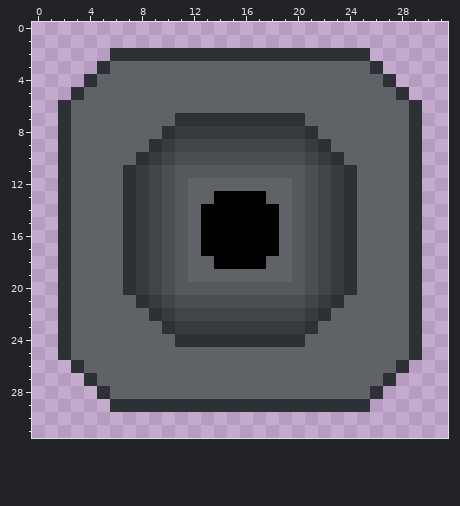
Two states of a pixel-art file, asset_source/structures/energy/coal_power_plant/coal_power_plant.aseprite. Above, as it was before the edit.
32x32 pixels, 1 frame.
New version:
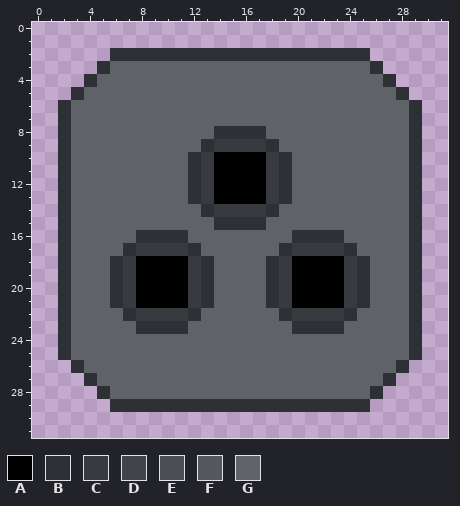
Palette (. is transparent): A #000000  B #2d3136  C #373b40  D #41454a  E #4b4f54  F #55595e  G #5f6368
What changed:
{"change": "layer \"Stack\" now hidden"}
{"change": "layer \"Stacks\" added"}
{"y":7,"x":11,"old":"BBBBBBBBBB","new":"GGGGGGGGGG"}
{"y":8,"x":10,"old":"BCCCCCCCCCCB","new":"GGGGBBBBGGGG"}
{"y":9,"x":9,"old":"BCDDDDDDDDDDCB","new":"GGGGBCCCCBGGGG"}
{"y":10,"x":8,"old":"BCDEEEEEEEEEEDCB","new":"GGGGBCAAAACBGGGG"}
{"y":11,"x":7,"old":"BCDEFFFFFFFFFFEDCB","new":"GGGGGBCAAAACBGGGGG"}
{"y":12,"x":7,"old":"BCDEFGGGGGGGGFEDCB","new":"GGGGGBCAAAACBGGGGG"}
{"y":13,"x":7,"old":"BCDEFGG","new":"GGGGGBC"}
{"y":13,"x":18,"old":"GGFEDCB","new":"CBGGGGG"}
{"y":14,"x":7,"old":"BCDEF","new":"GGGGG"}
{"y":14,"x":13,"old":"AAAAAA","new":"BCCCCB"}
{"y":14,"x":20,"old":"FEDCB","new":"GGGGG"}
{"y":15,"x":7,"old":"BCDEF","new":"GGGGG"}
{"y":15,"x":13,"old":"AAAAAA","new":"GBBBBG"}
{"y":15,"x":20,"old":"FEDCB","new":"GGGGG"}
{"y":16,"x":7,"old":"BCDEF","new":"GBBBB"}
{"y":16,"x":13,"old":"AAAAAA","new":"GGGGGG"}
{"y":16,"x":20,"old":"FEDCB","new":"BBBBG"}
{"y":17,"x":9,"old":"DEFGAAAAAAGFED","new":"CCCBGGGGGGBCCC"}
{"y":18,"x":6,"old":"GBCDEFGGAAAAGGFEDCBG","new":"BCAAAACBGGGGBCAAAACB"}
{"y":19,"x":6,"old":"GBCDEFGG","new":"BCAAAACB"}
{"y":19,"x":18,"old":"GGFEDCBG","new":"BCAAAACB"}
{"y":20,"x":6,"old":"GBCDEFFFFFFFFFFEDCBG","new":"BCAAAACBGGGGBCAAAACB"}
{"y":21,"x":6,"old":"GGBCDEEEEEEEEEEDCBGG","new":"BCAAAACBGGGGBCAAAACB"}
{"y":22,"x":7,"old":"GGB","new":"BCC"}
{"y":22,"x":11,"old":"DDDDDDDDDD","new":"CBGGGGGGBC"}
{"y":22,"x":22,"old":"BGG","new":"CCB"}
{"y":23,"x":8,"old":"GG","new":"BB"}
{"y":23,"x":11,"old":"CCCCCCCCCC","new":"BGGGGGGGGB"}
{"y":23,"x":22,"old":"GG","new":"BB"}
{"y":24,"x":11,"old":"BBBBBBBBBB","new":"GGGGGGGGGG"}
